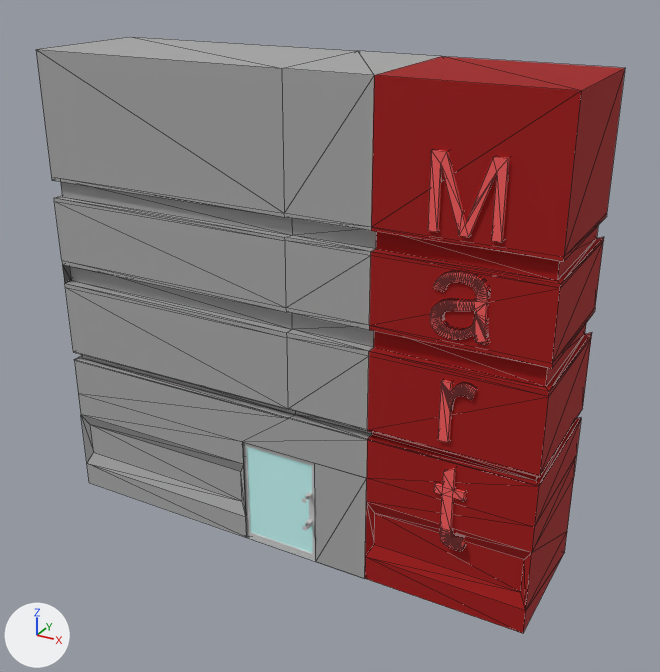
Before and after pictures for a commit that changed the FBX model Assets/Resources/101_DevelopPJHScene/8_Models/out/mart/mart@out_close_s.FBX.
Before and after are seen from a 50 mm camera at (1.65, -2.83, 1.34) aimed at (0.09, 0.01, -0.08). Arrows for +X, +Y and +Z are at lower left; the lights stay in place. Mesh edges are drawn as thin lines on the coarser meshes. Where no turn or scale is listed for an object, it has been applied to the vertices.
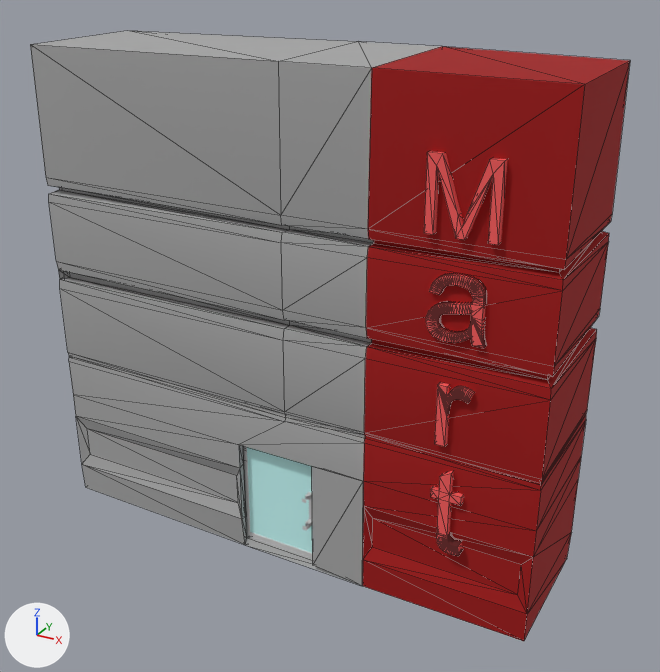
The change, as JSON lines over the scene's bpy script:
```json
{"block": "me_mesh_001", "where": "# used by ob_box001; location = (-0.1, 0.348, -1.213)"}
{"op": "remove", "block": "me_mesh_001", "code": "me_mesh_001.from_pydata(...)  # 884 vertices, 1698 faces; spans x -0.92..1.12, y -0.61..-0.06, z 0.27..2.16"}
{"op": "add", "block": "me_mesh_001", "code": "me_mesh_001.from_pydata(...)  # 1034 vertices, 2060 faces; spans x -0.93..1.13, y -0.64..-0.06, z 0.24..2.19"}
{"block": "me_mesh_001", "change": "me_mesh_001 part 2: the loose piece of 30 vertices spanning x 0.69..0.93, y -0.61..-0.55, z 1.7..1.95 is moved by (0.0, -0.03, 0.0)"}
{"block": "me_mesh_001", "change": "me_mesh_001 part 3: the loose piece of 458 vertices spanning x 0.71..0.91, y -0.61..-0.55, z 1.35..1.58 is moved by (0.0, -0.03, 0.0)"}
{"block": "me_mesh_001", "change": "me_mesh_001 part 4: the loose piece of 110 vertices spanning x 0.76..0.88, y -0.61..-0.55, z 0.97..1.2 is moved by (0.0, -0.03, 0.0)"}
{"block": "me_mesh_001", "change": "me_mesh_001 part 5: the loose piece of 136 vertices spanning x 0.75..0.87, y -0.61..-0.55, z 0.54..0.87 is moved by (0.0, -0.03, 0.0)"}
{"block": "me_mesh_001", "change": "me_mesh_001 part 6: 150 vertices added at x -0.93..1.13, y -0.62..-0.06, z 0.24..2.19"}
{"block": "me_mesh_002", "where": "# used by ob_object003; location = (-0.1, 0.348, -1.213)"}
{"op": "remove", "block": "me_mesh_002", "code": "me_mesh_002.from_pydata(...)  # 48 vertices, 46 faces; spans x -0.92..1.12, y -0.09..-0.06, z 0.27..2.16"}
{"op": "add", "block": "me_mesh_002", "code": "me_mesh_002.from_pydata(...)  # 96 vertices, 188 faces; spans x -1.02..1.02, y -0.01..0.01, z -0.94..0.94"}
{"block": "me_mesh_002", "change": "me_mesh_002 part 1: the whole mesh is rebuilt"}
{"op": "set", "path": "ob_object003.location", "old": "(-0.1, 0.348, -1.213)", "new": "(0.0, 0.267, 0.0)"}
```

Where the change shows, as pixel boxes [x1, y1, x2, y2] in the pictures (660 x 672 px; the box of a moved part takes in the faces that stretch with it):
```json
{"object": "Box001", "change": "reshaped", "before": [36, 37, 625, 633], "after": [30, 31, 630, 641]}
{"object": "Object003", "change": "reshaped, moved", "before": [242, 442, 244, 456], "after": [243, 446, 244, 460]}
{"part": 2, "of": "me_mesh_001", "change": "moved or reshaped", "before": [428, 150, 510, 242], "after": [424, 151, 508, 245]}
{"part": 3, "of": "me_mesh_001", "change": "moved or reshaped", "before": [430, 272, 488, 345], "after": [426, 274, 486, 348]}
{"part": 4, "of": "me_mesh_001", "change": "moved or reshaped", "before": [438, 380, 477, 443], "after": [434, 382, 475, 447]}
{"part": 5, "of": "me_mesh_001", "change": "moved or reshaped", "before": [434, 468, 466, 551], "after": [430, 471, 463, 556]}
{"part": 6, "of": "me_mesh_001", "change": "added", "after": [30, 31, 630, 641]}
```
